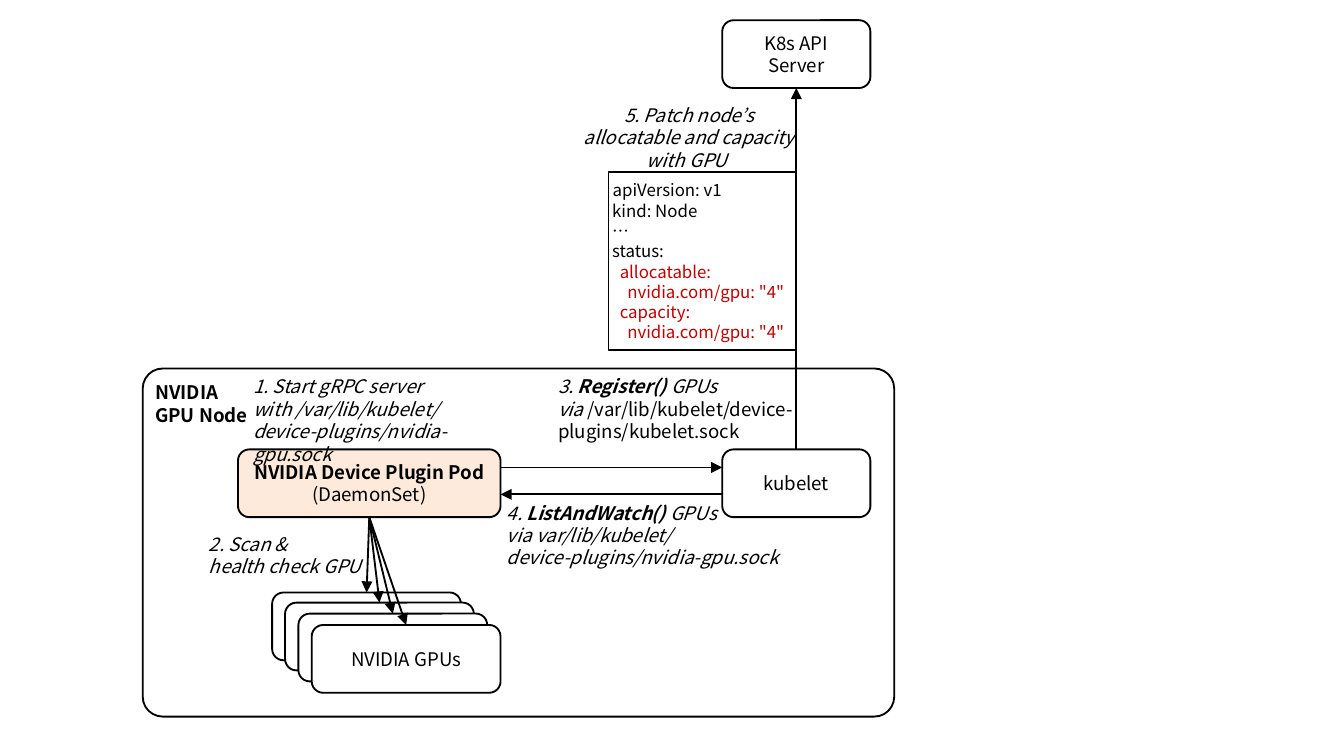
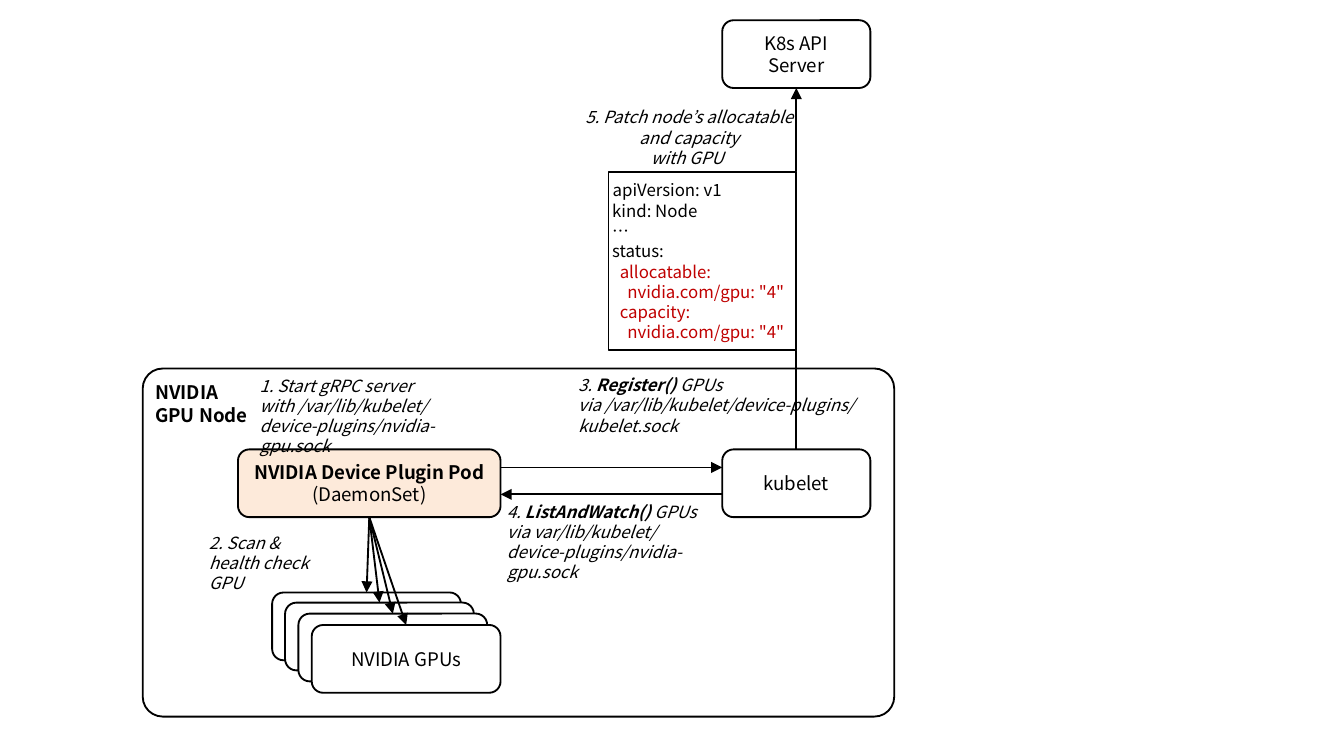
Before and after one commit to ssup2/blog-software, a slide deck: slide 2 of content/docs/theory-analysis/kubernetes-nvidia-device-plugin/images/images.pptx. Drawn at 1344x756 pixels with LibreOffice and Linux fonts; fonts in the diff are those of the drawing. Boxes give left, top, right and bottom in pixels: in the first picture for what was removed or moved away, otherwise in the second. Text is boxed around its words. In the diff, an @@ line names an element or a change of style, - is before the commit and + after.

```diff
--- a/content/docs/theory-analysis/kubernetes-nvidia-device-plugin/images/images.pptx
+++ b/content/docs/theory-analysis/kubernetes-nvidia-device-plugin/images/images.pptx
@@ text "3. Register() GPUs": place and size @@
-text "3. Register() GPUs" at bbox=[558, 377, 793, 443]
+text "3. Register() GPUs" at bbox=[578, 377, 855, 433]
@@ text "3. Register() GPUs" at bbox=[578, 377, 855, 433]: size 10 to 9 pt; italic on in "/var/lib/kubelet/device-plugins/kubelet.sock" @@
@@ size 10 to 9 pt in 4 elements at bbox=[585, 109, 793, 165], bbox=[209, 536, 309, 590], bbox=[260, 379, 435, 457], bbox=[507, 504, 696, 582] @@
```
Also in this commit, not shown: 5 other slides changed, 7 other files.
